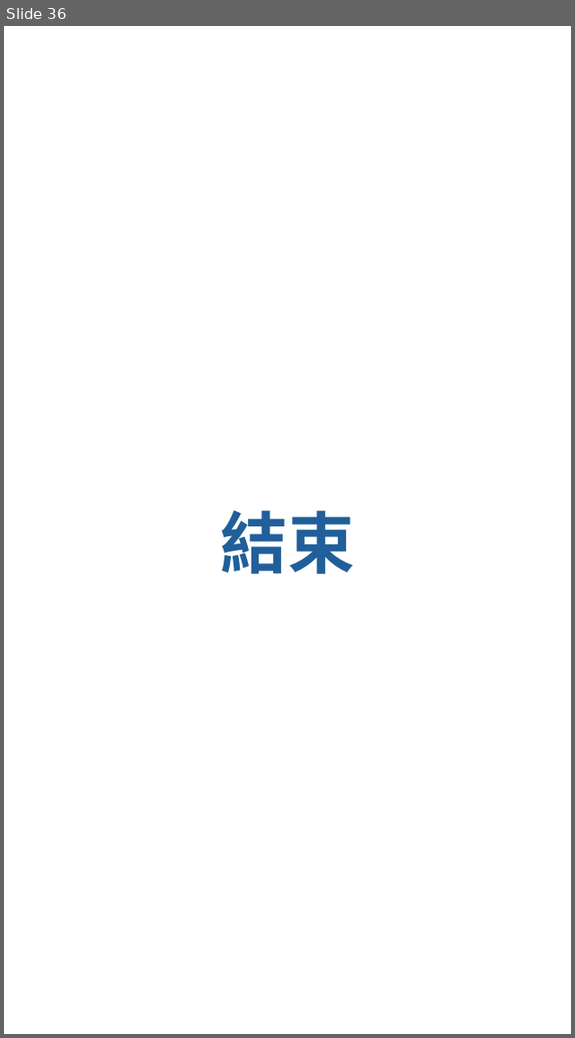
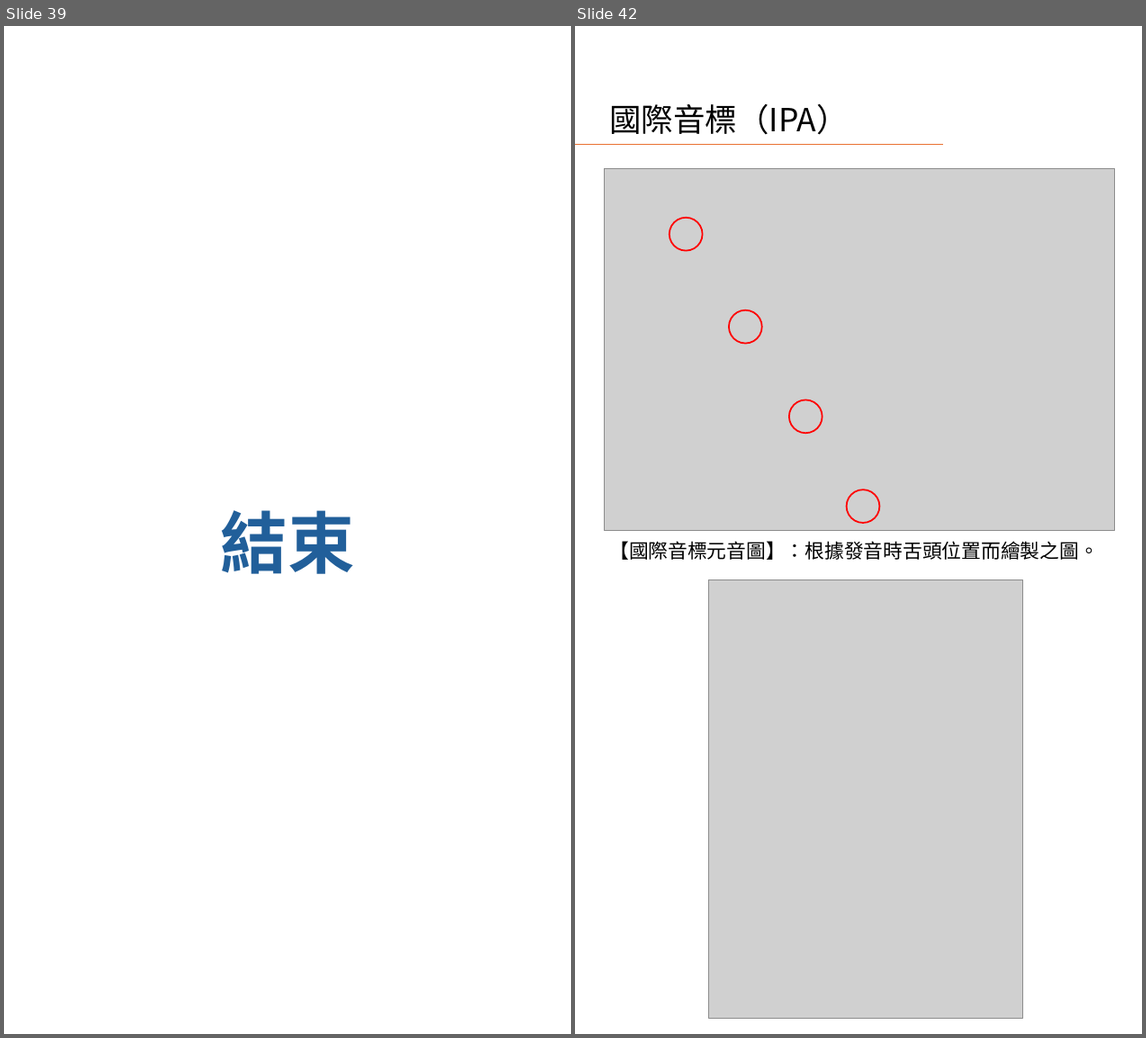
Before and after one commit to AlanJui/rime-tlpa, a slide deck: docs/guide/十五音輸入法簡介.pptx. Shown side by side, each under a label of ours: slide 36 before the commit, slides 39 and 42 after it; the slides between them are not shown. The pictures are 575x1038 and 1146x1038 pixels, drawn with LibreOffice and Linux fonts; fonts in the diff are those of the drawing; grey boxes stand for pictures. Boxes give left, top, right and bottom in pixels: in the first picture for what was removed or moved away, otherwise in the second. Text is boxed around its words. In the diff, an @@ line names an element or a change of style, - is before the commit and + after.

```diff
--- a/docs/guide/十五音輸入法簡介.pptx
+++ b/docs/guide/十五音輸入法簡介.pptx
@@ slide 42 added at (575, 26, 1142, 1034), background #FFFFFF @@
@@ title added at (609, 103, 848, 135), 45.6 pt, text #000000 @@
+國際音標（IPA）
@@ line added from (575, 145) to (942, 145), #0F9ED5 2 pt @@
@@ picture added at (605, 168, 1115, 530) @@
@@ ellipse added at (669, 218, 703, 251), outline #FF0000 2.25 pt @@
@@ ellipse added at (729, 310, 762, 344), outline #FF0000 2.25 pt @@
@@ ellipse added at (789, 400, 823, 433), outline #FF0000 2.25 pt @@
@@ ellipse added at (847, 490, 880, 523), outline #FF0000 2.25 pt @@
@@ text added at (609, 541, 1099, 560), 28 pt, text #000000 @@
+【國際音標元音圖】：根據發音時舌頭位置而繪製之圖。
@@ picture added at (709, 580, 1022, 1019) @@
@@ what was slide 36 is now slide 39 @@
```
Also in this commit, not shown: 5 slides changed, 10 other slides added, 2 slides removed, 19 other files.
